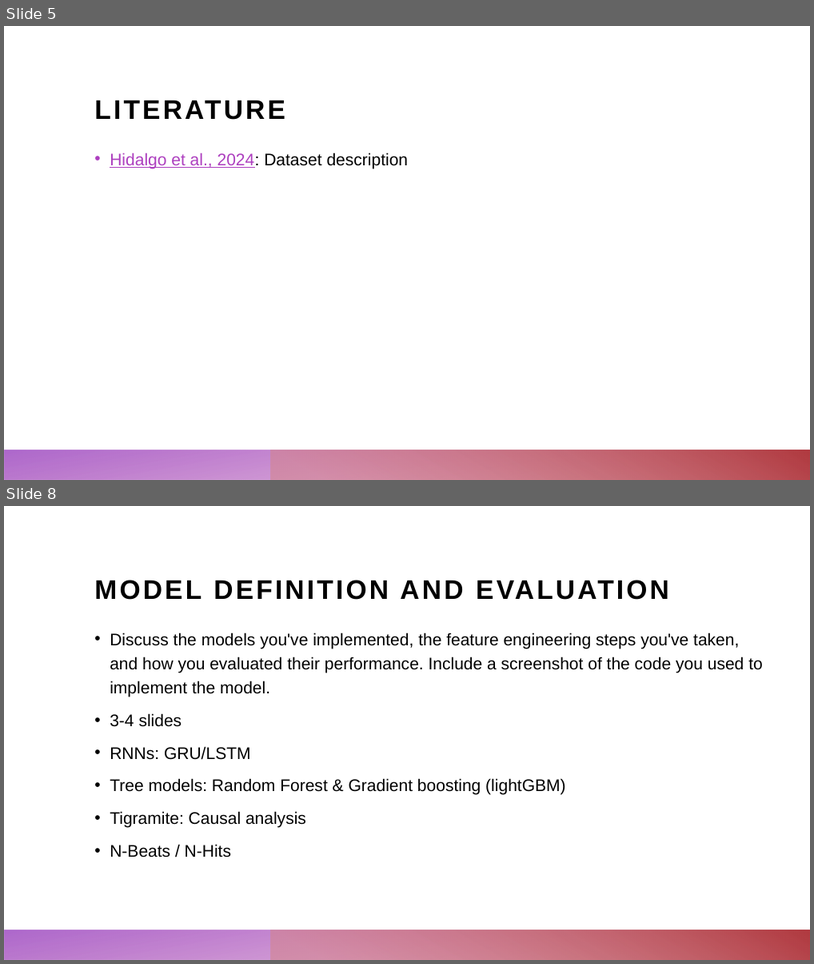
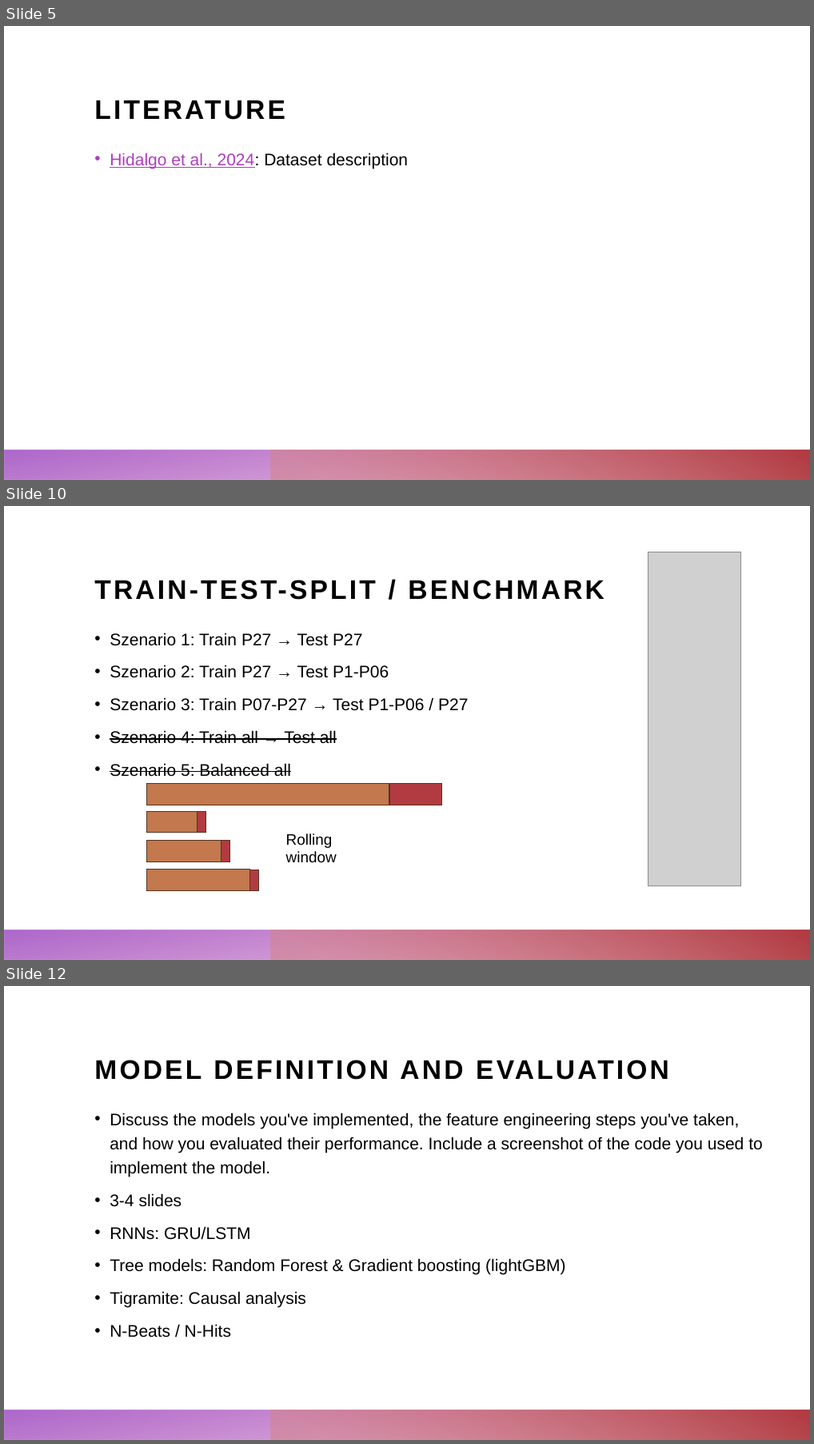
Before and after one commit to ChristopherKunze-Git/AdvancedTimeSeriesCourse-Engineering-Data, a slide deck: 4_Presentation/Blood_glucose_prediction.pptx. Shown one above the other, each under a label of ours: slides 5 and 8 before the commit, slides 5, 10 and 12 after it; the slides between them are not shown. The pictures are 814x964 and 814x1444 pixels, drawn with LibreOffice and Linux fonts; fonts in the diff are those of the drawing; grey boxes stand for pictures. Boxes give left, top, right and bottom in pixels: in the first picture for what was removed or moved away, otherwise in the second. Text is boxed around its words. In the diff, an @@ line names an element or a change of style, - is before the commit and + after.

```diff
--- a/4_Presentation/Blood_glucose_prediction.pptx
+++ b/4_Presentation/Blood_glucose_prediction.pptx
@@ slide 10 added at <box>4,506,810,960</box>, background #FFFFFF; not listed: 2 template elements that a slide beside it also shows @@
@@ picture added at <box>648,552,742,885</box> @@
@@ title added at <box>94,580,605,600</box>, 32 pt, text #000000, bold @@
+TRAIN-TEST-SPLIT / BENCHMARK
@@ text added at <box>110,632,468,776</box>, 20 pt, text #000000 @@
+• Szenario 1: Train P27 → Test P27
+• Szenario 2: Train P27 → Test P1-P06
+• Szenario 3: Train P07-P27 → Test P1-P06 / P27
+• Szenario 4: Train all → Test all
+• Szenario 5: Balanced all
@@ rectangle added at <box>147,784,390,805</box>, fill #C3784D, outline #553522 1 pt @@
@@ rectangle added at <box>390,784,442,805</box>, fill #B13B41, outline #553522 1 pt @@
@@ rectangle added at <box>147,811,198,832</box>, fill #C3784D, outline #553522 1 pt @@
@@ rectangle added at <box>197,811,206,832</box>, fill #B13B41, outline #553522 1 pt @@
@@ rectangle added at <box>146,840,221,861</box>, fill #C3784D, outline #553522 1 pt @@
@@ rectangle added at <box>221,840,230,861</box>, fill #B13B41, outline #553522 1 pt @@
@@ text added at <box>286,833,337,863</box>, 18 pt, text #000000 @@
+Rolling window
@@ rectangle added at <box>147,869,250,891</box>, fill #C3784D, outline #553522 1 pt @@
@@ rectangle added at <box>250,869,259,891</box>, fill #B13B41, outline #553522 1 pt @@
@@ what was slide 8 is now slide 12 @@
```
Also in this commit, not shown: 6 slides changed, 4 other slides added.
